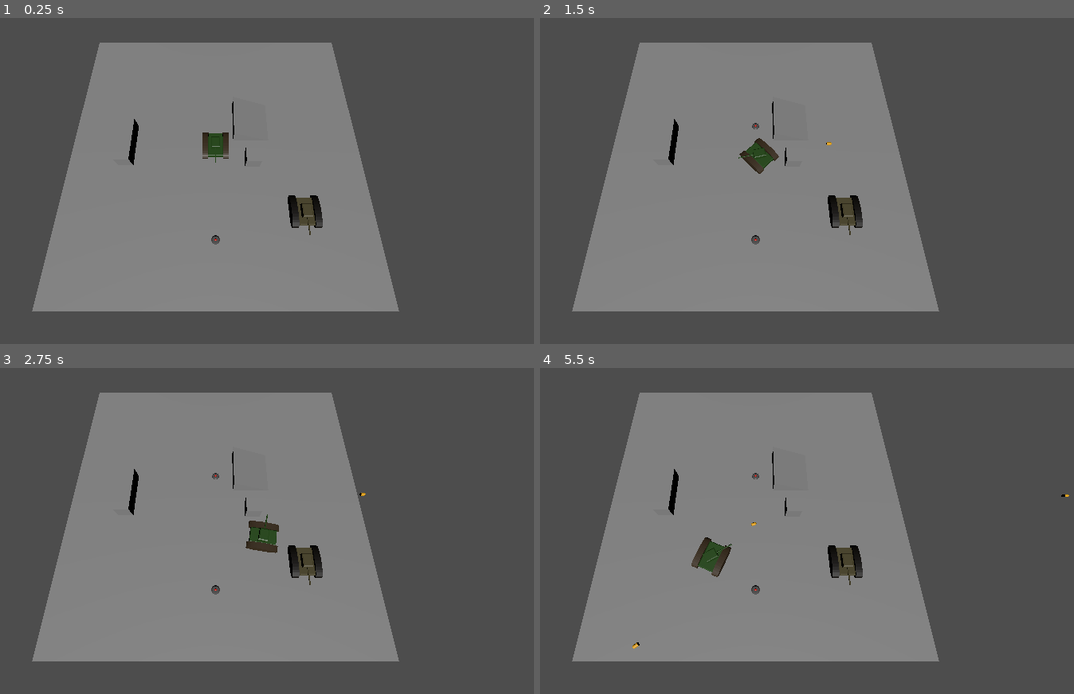
Above: before the commit, frames 1-4 (two rows, left to right).
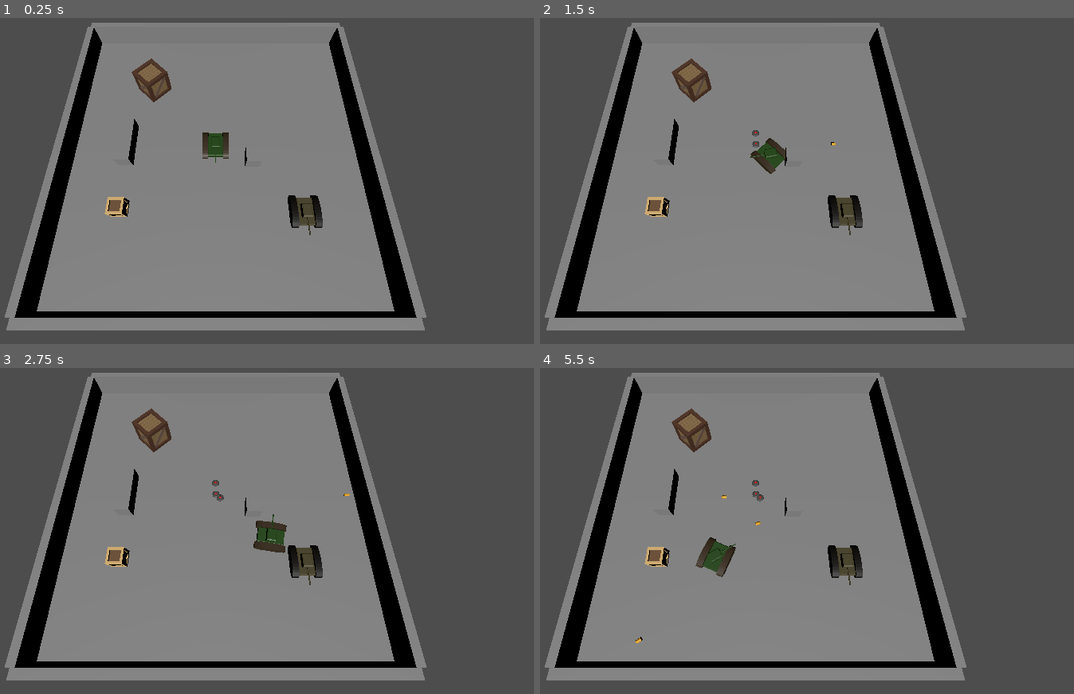
Above: after the commit, the same moments.

Repository: cfrance3/tank-game
Game: Godot game, scene res://Scenes/main.tscn
The game is run twice, just before and just after one commit, with the same random seed, the same clock (stepped at 60 frames per second) and the same inputs.
Inputs (mouse positions are in pixels of both pictures, inside the frame that each line leads up to):
- Up to frame 1 (0.25 s): no input
- Up to frame 2 (1.5 s): tap Enter (ui_accept) at 0.5, 1.35 s; move the mouse to (897, 148) at 0.52 s; hold Right (ui_right) 0.53-1.28 s; hold Enter (ui_accept) 0.53-1.28 s; click (897, 148) at 0.67 s; move the mouse to (630, 184) at 1.27 s; hold Down (ui_down) from 1.28 s (still down)
- Up to frame 3 (2.75 s): tap Enter (ui_accept) at 1.52, 1.82 s; move the mouse to (277, 436) at 2.02 s; release Down (ui_down) at 2.03 s; hold Right (ui_right) from 2.03 s (still down); hold Enter (ui_accept) from 2.03 s (still down)
- Up to frame 4 (5.5 s): move the mouse to (721, 586) at 2.77 s; release Right (ui_right) at 2.78 s; release Enter (ui_accept) at 2.78 s; hold Up (ui_up) 2.78-3.53 s; tap Enter (ui_accept) at 2.85, 3.02, 3.32, 4.35, 4.52, 4.82 s; click (721, 586) at 2.92 s; move the mouse to (945, 570) at 3.52 s; hold Enter (ui_accept) 3.53-4.28 s; hold Left (ui_left) 3.53-5.03 s; move the mouse to (566, 462) at 4.27 s; move the mouse to (785, 514) at 5.02 s; hold Down (ui_down) from 5.03 s (still down); hold Enter (ui_accept) from 5.03 s (still down); click (785, 514) at 5.17 s

The runs differ from the first frame. In frame 1, 16% of the frame differs, in the area x 0-80%, y 1-96%; in frame 2, 17%; in frame 3, 17%; in frame 4, 17%.

Commit message:
New crate asset. Also improved hit detection from projectiles. No longer can collide when less than .5s old.

Diff:
--- a/Scenes/Tank/tank.gd
+++ b/Scenes/Tank/tank.gd
@@ -93,7 +93,7 @@
 		if event.button_index == MOUSE_BUTTON_LEFT:
 			shoot()
 
-	if Input.get_action_strength("ui_accept") > 0:
+	if Input.is_action_just_pressed("ui_accept"):
 		_lay_mine()
 
 func shoot():
@@ -126,8 +126,9 @@
 
 func _on_body_entered(body):
 	if body.is_in_group("projectiles"):
-		print("touched")
-		body.hit_target.emit()
+		if body.armed:
+			_on_got_hit()
+			body.hit_target.emit()
 
 
 func _on_got_hit() -> void:
--- a/Scenes/main.tscn
+++ b/Scenes/main.tscn
@@ -6,6 +6,8 @@
 [ext_resource type="PackedScene" uid="uid://u3jva5m1j3gb" path="res://Scenes/tank_projectile.tscn" id="2_kry3j"]
 [ext_resource type="PackedScene" uid="uid://copt7jxaw780m" path="res://Scenes/Tank/test_tank_cannon.glb" id="3_kry3j"]
 [ext_resource type="PackedScene" uid="uid://dumtvmot0r4oc" path="res://Scenes/mine.tscn" id="6_21xkr"]
+[ext_resource type="PackedScene" uid="uid://blch2iplum7xb" path="res://Scenes/test-crate-1.tscn" id="7_6bp64"]
+[ext_resource type="PackedScene" uid="uid://delghkhre25ay" path="res://Scenes/static_body_3d.tscn" id="8_344ge"]
 
 [sub_resource type="GDScript" id="GDScript_jjvhh"]
 
@@ -47,12 +49,11 @@
 [sub_resource type="BoxMesh" id="BoxMesh_21xkr"]
 size = Vector3(6, 2, 2)
 
-[sub_resource type="ConvexPolygonShape3D" id="ConvexPolygonShape3D_jjvhh"]
-points = PackedVector3Array(2.5, 0, 3, 2.5, 0, -3, -2.5, 0, 3, -2.5, 0, -3, -2.5, 2, 3, -2.5, 2, -3)
+[sub_resource type="BoxShape3D" id="BoxShape3D_6bp64"]
+size = Vector3(40, 7, 1)
 
-[sub_resource type="PrismMesh" id="PrismMesh_kry3j"]
-left_to_right = 0.0
-size = Vector3(5, 2, 6)
+[sub_resource type="BoxMesh" id="BoxMesh_344ge"]
+size = Vector3(40, 7, 1)
 
 [node name="Main" type="Node3D" unique_id=379695125]
 
@@ -80,7 +81,7 @@
 transform = Transform3D(0.2, 0, 0, 0, 0.2, 0, 0, 0, 0.2, 0, 0.5, 0)
 
 [node name="MineLayer" type="Marker3D" parent="Tank/Hull" unique_id=95691840]
-transform = Transform3D(1, 0, 0, 0, 1, 0, 0, 0, 1, 0, 0.44436932, -16.223738)
+transform = Transform3D(1, 0, 0, 0, 1, 0, 0, 0, 1, 0, 0.44436932, -10.6783905)
 
 [node name="Hitbox" type="Area3D" parent="Tank" unique_id=1554968452]
 visible = false
@@ -145,18 +146,50 @@
 [node name="MeshInstance3D" type="MeshInstance3D" parent="Blocks/Block2" unique_id=841007268]
 mesh = SubResource("BoxMesh_21xkr")
 
-[node name="StaticBody3D" type="StaticBody3D" parent="." unique_id=295466824]
-transform = Transform3D(1, 0, 0, 0, 1, 0, 0, 0, 1, 5, 1.5, -4)
+[node name="Walls" type="Node3D" parent="." unique_id=284222892]
 
-[node name="CollisionShape3D" type="CollisionShape3D" parent="StaticBody3D" unique_id=102836870]
-transform = Transform3D(1, 0, 0, 0, 1, 0, 0, 0, 1, 0, -1, 0)
-shape = SubResource("ConvexPolygonShape3D_jjvhh")
+[node name="StaticBody3D" type="StaticBody3D" parent="Walls" unique_id=1773389395]
+transform = Transform3D(1, 0, 0, 0, 1, 0, 0, 0, 1, 0, 0, -20.372395)
 
-[node name="MeshInstance3D" type="MeshInstance3D" parent="StaticBody3D" unique_id=1804335415]
-mesh = SubResource("PrismMesh_kry3j")
+[node name="CollisionShape3D" type="CollisionShape3D" parent="Walls/StaticBody3D" unique_id=1866492753]
+shape = SubResource("BoxShape3D_6bp64")
 
-[node name="Node3D" type="Node3D" parent="." unique_id=95382175]
-transform = Transform3D(1, 0, 0, 0, 1, 0, 0, 0, 1, 0, 1.8784904, 12.594036)
+[node name="MeshInstance3D" type="MeshInstance3D" parent="Walls/StaticBody3D" unique_id=793942115]
+mesh = SubResource("BoxMesh_344ge")
 
-[node name="Mine" parent="Node3D" unique_id=1617099487 instance=ExtResource("6_21xkr")]
-transform = Transform3D(1, 0, 0, 0, 1, 0, 0, 0, 1, 0, -0.59846306, 0)
+[node name="StaticBody3D2" type="StaticBody3D" parent="Walls" unique_id=84846141]
+transform = Transform3D(1, 0, 0, 0, 1, 0, 0, 0, 1, 0, 0, 20.500216)
+
+[node name="CollisionShape3D" type="CollisionShape3D" parent="Walls/StaticBody3D2" unique_id=372567378]
+shape = SubResource("BoxShape3D_6bp64")
+
+[node name="MeshInstance3D" type="MeshInstance3D" parent="Walls/StaticBody3D2" unique_id=1442115998]
+mesh = SubResource("BoxMesh_344ge")
+
+[node name="StaticBody3D3" type="StaticBody3D" parent="Walls" unique_id=1409317685]
+transform = Transform3D(-4.3711385e-08, 0, 0.99999994, 0, 1, 0, -0.99999994, 0, -4.3711385e-08, -20, 0, 0)
+
+[node name="CollisionShape3D" type="CollisionShape3D" parent="Walls/StaticBody3D3" unique_id=502065088]
+shape = SubResource("BoxShape3D_6bp64")
+
+[node name="MeshInstance3D" type="MeshInstance3D" parent="Walls/StaticBody3D3" unique_id=1371786032]
+transform = Transform3D(0.99999994, 0, 0, 0, 1, 0, 0, 0, 0.99999994, 0, 0, 0)
+mesh = SubResource("BoxMesh_344ge")
+
+[node name="StaticBody3D4" type="StaticBody3D" parent="Walls" unique_id=1963271298]
+transform = Transform3D(-4.3711385e-08, 0, 0.99999994, 0, 1, 0, -0.99999994, 0, -4.3711385e-08, 20, 0, 0)
+
+[node name="CollisionShape3D" type="CollisionShape3D" parent="Walls/StaticBody3D4" unique_id=901715005]
+shape = SubResource("BoxShape3D_6bp64")
+
+[node name="MeshInstance3D" type="MeshInstance3D" parent="Walls/StaticBody3D4" unique_id=64378052]
+transform = Transform3D(0.99999994, 0, 0, 0, 1, 0, 0, 0, 0.99999994, 0, 0, 0)
+mesh = SubResource("BoxMesh_344ge")
+
+[node name="Node3D" type="Node3D" parent="." unique_id=254056660]
+
+[node name="StaticBody3D" parent="Node3D" unique_id=443840116 instance=ExtResource("7_6bp64")]
+transform = Transform3D(1, 0, 0, 0, 1, 0, 0, 0, 1, -12.0311, 0.43988037, 8.761499)
+
+[node name="StaticBody3D2" parent="Node3D" unique_id=485796289 instance=ExtResource("8_344ge")]
+transform = Transform3D(0.70710677, 0, 0.70710677, 0, 1, 0, -0.70710677, 0, 0.70710677, -9.148125, 3.042324, -9.400858)
--- a/Scenes/mine.gd
+++ b/Scenes/mine.gd
@@ -15,9 +15,6 @@
 
 	add_to_group("mines")
 	body_entered.connect(_on_body_entered)
-
-
-
 
 # Called every frame. 'delta' is the elapsed time since the previous frame.
 func _process(delta: float) -> void:
--- /dev/null
+++ b/Scenes/static_body_3d.tscn
@@ -0,0 +1,13 @@
+[gd_scene format=3 uid="uid://delghkhre25ay"]
+
+[ext_resource type="PackedScene" uid="uid://cberjon4adfrb" path="res://Assets/test-crate-2.glb" id="1_kfbbb"]
+
+[sub_resource type="BoxShape3D" id="BoxShape3D_by7c8"]
+size = Vector3(3.5, 3.5, 3.5)
+
+[node name="StaticBody3D" type="StaticBody3D" unique_id=485796289]
+
+[node name="test-crate-2" parent="." unique_id=1985465376 instance=ExtResource("1_kfbbb")]
+
+[node name="CollisionShape3D" type="CollisionShape3D" parent="." unique_id=2066197593]
+shape = SubResource("BoxShape3D_by7c8")
--- a/Scenes/tank_projectile.gd
+++ b/Scenes/tank_projectile.gd
@@ -7,10 +7,20 @@
 var direction: Vector3
 var bounces := 0
 
+const TIME_TO_ARM = .5 # seconds
+var armed := false
+
 signal hit_target
 
 func _ready():
 	add_to_group("projectiles")
+
+	var timer = Timer.new()
+	timer.wait_time = TIME_TO_ARM
+	timer.one_shot = true
+	add_child(timer)
+	timer.start()
+	timer.timeout.connect(_arm_mine)
 
 	# Forward is -Z
 	direction = -global_transform.basis.z
@@ -32,16 +42,18 @@
 
 	var collider = collision.get_collider()
 
-	# Projectile hit friendly tank
-	if collider.is_in_group("friendly"):
-		_on_hit_target()
-		collider.got_hit.emit()
-		return
+	if armed:
+		# Projectile hit friendly tank
+		if collider.is_in_group("friendly"):
+			_on_hit_target()
+			collider.got_hit.emit()
+			return
 
-	# Projectile hit enemy tank
-	if collider.is_in_group("enemy"):
-		_on_hit_target()
-		collider.got_hit.emit()
+		# Projectile hit enemy tank
+		if collider.is_in_group("enemy"):
+			_on_hit_target()
+			collider.got_hit.emit()
+			return
 
 	bounce(collision)
 
@@ -55,3 +67,6 @@
 
 func _on_hit_target():
 	queue_free()
+
+func _arm_mine():
+	armed = true
--- /dev/null
+++ b/Scenes/test-crate-2.tscn
@@ -0,0 +1,13 @@
+[gd_scene format=3 uid="uid://let4b7co7uxq"]
+
+[ext_resource type="PackedScene" uid="uid://cberjon4adfrb" path="res://Assets/test-crate-2.glb" id="1_5jpg3"]
+
+[sub_resource type="BoxShape3D" id="BoxShape3D_by7c8"]
+size = Vector3(3.5, 3.5, 3.5)
+
+[node name="StaticBody3D" type="StaticBody3D" unique_id=485796289]
+
+[node name="test-crate-2" parent="." unique_id=1985465376 instance=ExtResource("1_5jpg3")]
+
+[node name="CollisionShape3D" type="CollisionShape3D" parent="." unique_id=2066197593]
+shape = SubResource("BoxShape3D_by7c8")
Binary file added: Assets/test-crate-2.glb
Not shown, added: Assets/test-crate-2.glb.import
